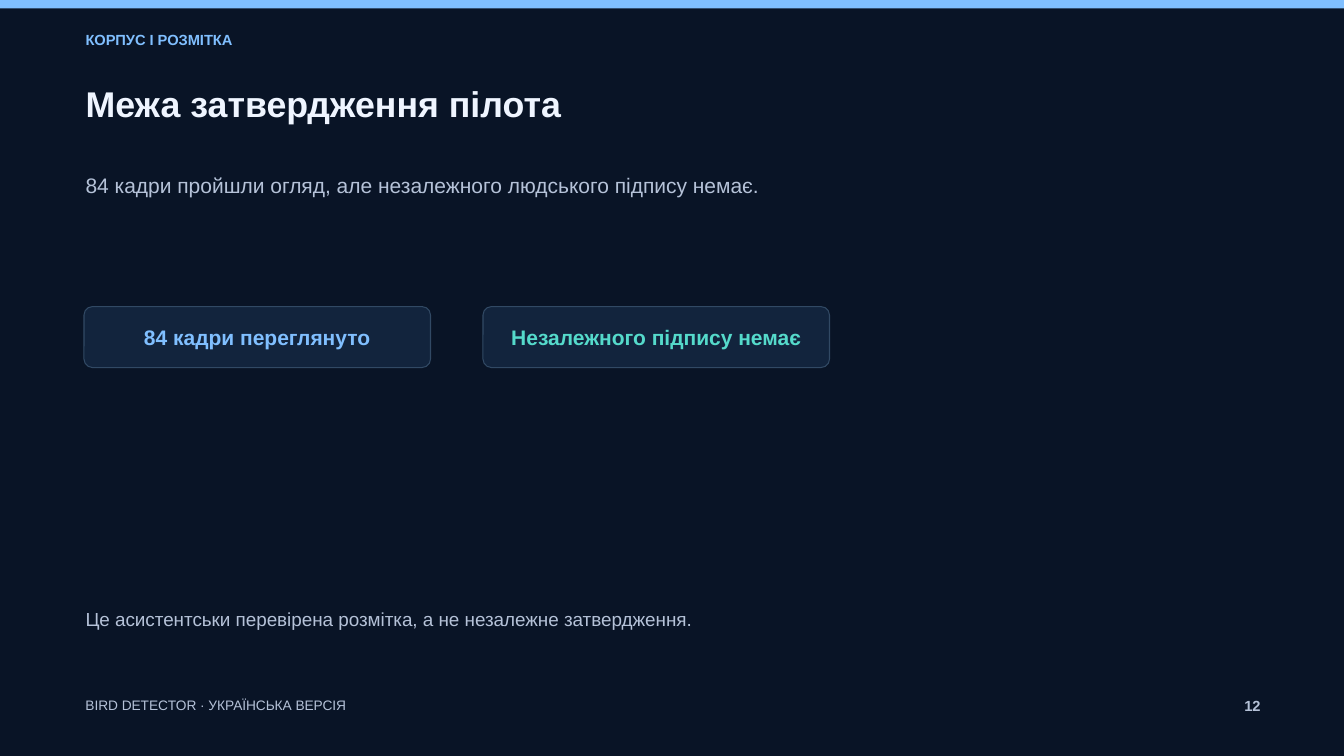
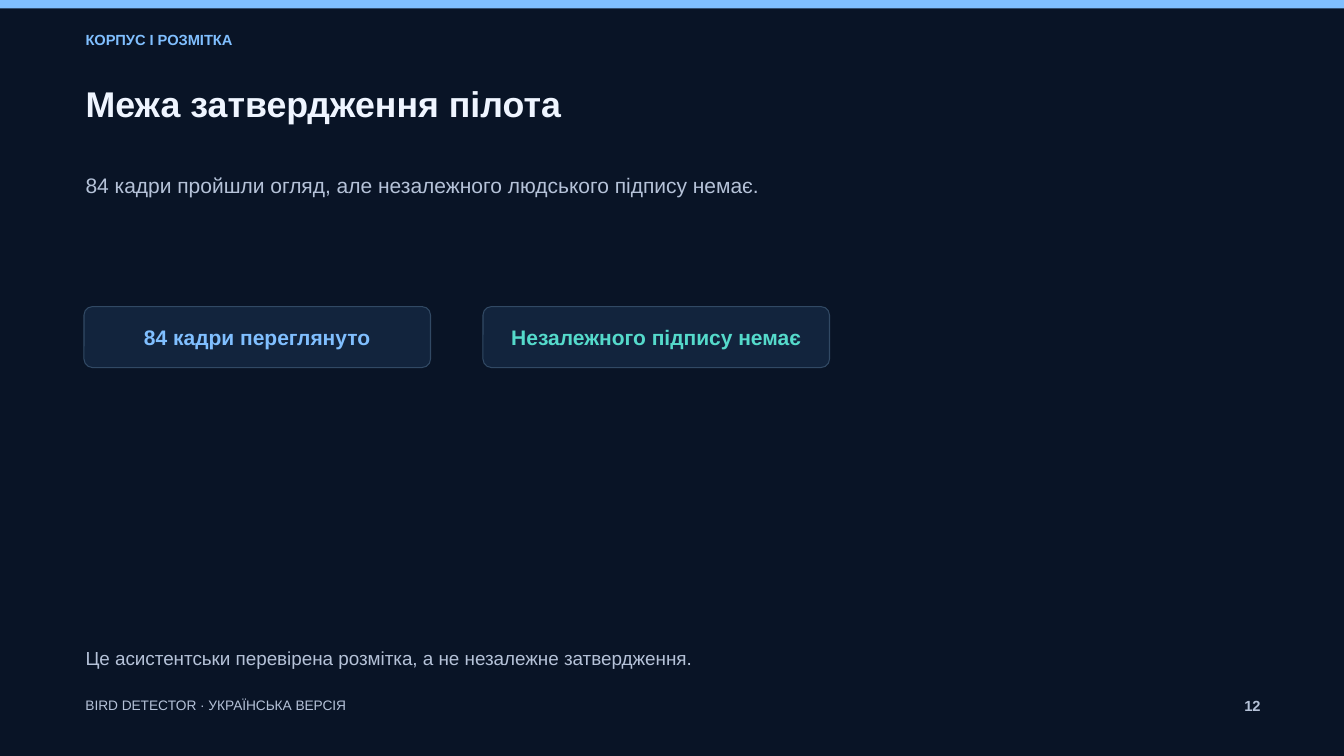
Before and after one commit to tarasenkoandriii/bird-video-detection-v3, a slide deck: slide 12 of deliverables/Bird_Detector_V3_UK/Bird_Detector_V3_UK.pptx. Drawn at 1344x756 pixels with LibreOffice and Linux fonts; fonts in the diff are those of the drawing. Boxes give left, top, right and bottom in pixels: in the first picture for what was removed or moved away, otherwise in the second. Text is boxed around its words. In the diff, an @@ line names an element or a change of style, - is before the commit and + after.

```diff
--- a/deliverables/Bird_Detector_V3_UK/Bird_Detector_V3_UK.pptx
+++ b/deliverables/Bird_Detector_V3_UK/Bird_Detector_V3_UK.pptx
@@ text "Це асистентськи перевірена розмітка, а ...": place and size @@
-text "Це асистентськи перевірена розмітка, а ..." at [86, 612, 692, 630]
+text "Це асистентськи перевірена розмітка, а ..." at [86, 651, 692, 669]
```
Also in this commit, not shown: 27 other slides changed, 2 slides added, 2 slides removed, 15 other files.
